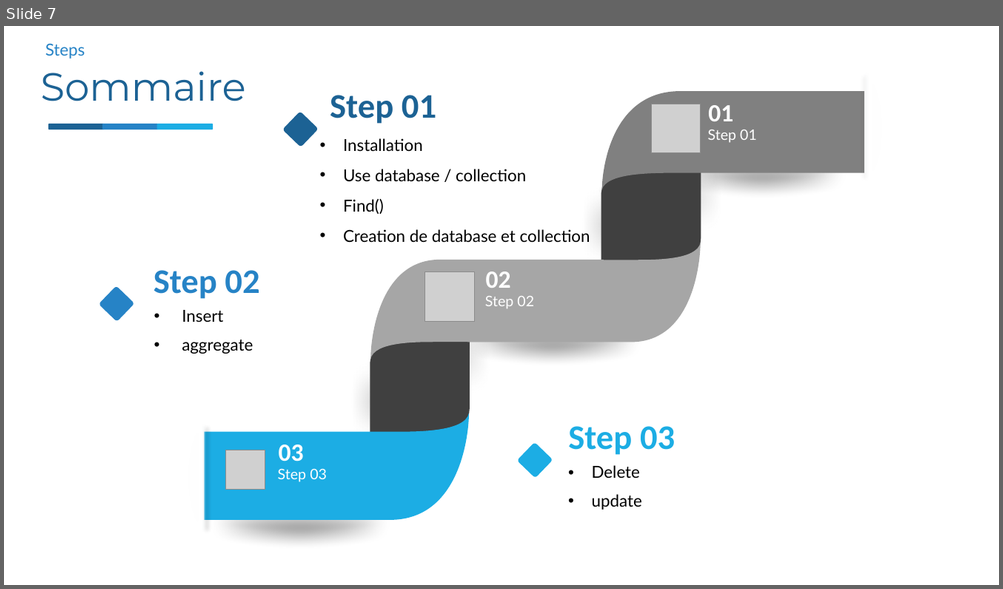
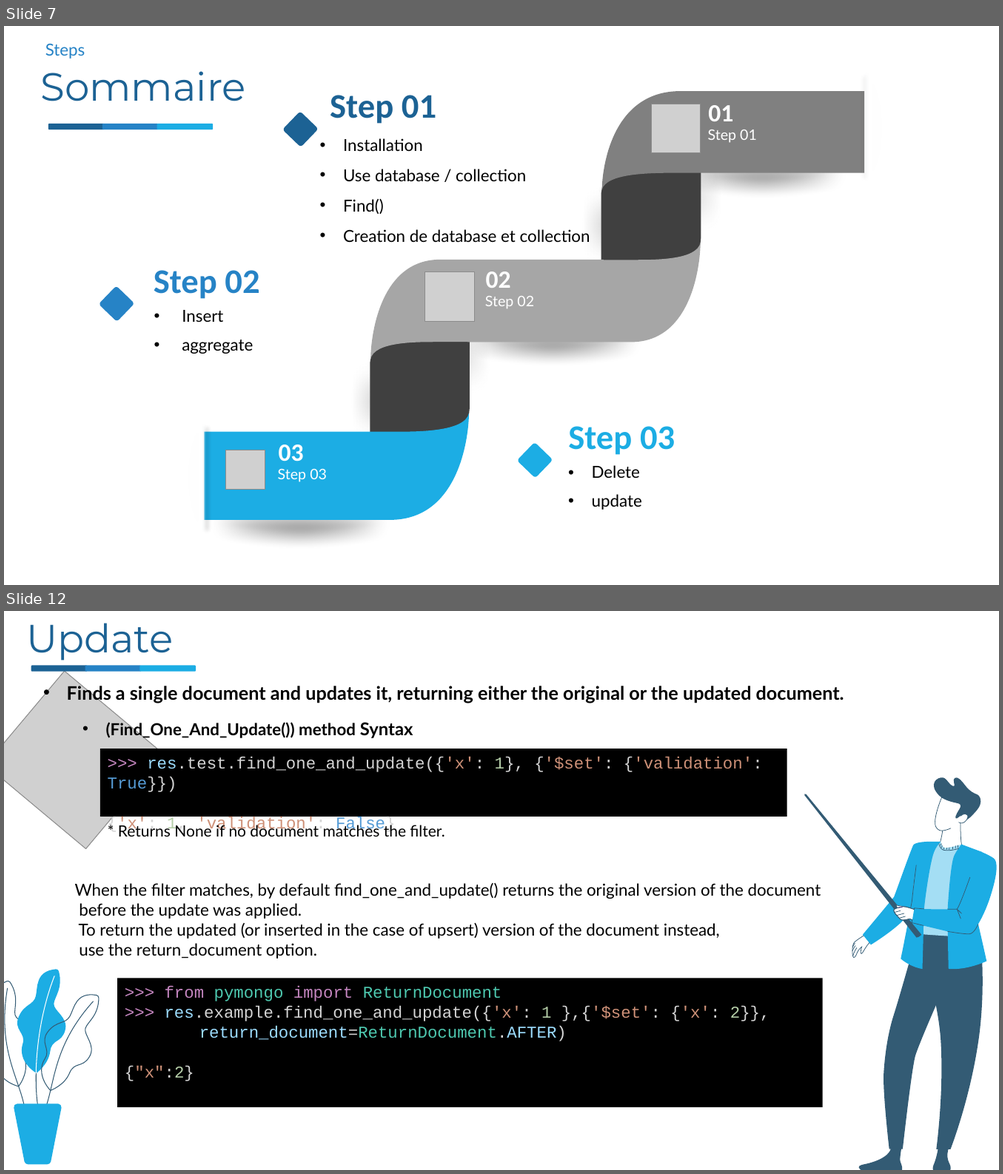
Before and after one commit to nourddine-benyahya/presentation-mongodb-python-todoapp-application, a slide deck: presontation mongodb&python/python&mongodb.pptx. Shown one above the other, each under a label of ours: slide 7 before the commit, slides 7 and 12 after it; the slides between them are not shown. The pictures are 1003x589 and 1003x1174 pixels, drawn with LibreOffice and Linux fonts; fonts in the diff are those of the drawing; grey boxes stand for pictures; background and template pictures are left out. Boxes give left, top, right and bottom in pixels: in the first picture for what was removed or moved away, otherwise in the second. Text is boxed around its words. In the diff, an @@ line names an element or a change of style, - is before the commit and + after.

Commit message:
Add files via upload

```diff
--- a/presontation mongodb&python/python&mongodb.pptx
+++ b/presontation mongodb&python/python&mongodb.pptx
@@ slide 12 added at [4,611,999,1170], background picture (left out) @@
@@ text added at [26,623,173,661], 38 pt, text #1C6294 @@
+Update
@@ picture added at [4,672,165,849] @@
@@ rounded rectangle added at [31,666,87,672], fill #1C6294 @@
@@ rounded rectangle added at [85,666,142,672], fill #2683C6 @@
@@ rounded rectangle added at [140,666,196,672], fill #1CADE4 @@
@@ text added at [67,684,844,703], 18 pt, text #000000, bold @@
+• Finds a single document and updates it, returning either the original or the updated document.
@@ text added at [106,721,413,739], 16 pt, text #000000, bold @@
+• (Find_One_And_Update()) method Syntax
@@ rectangle added at [100,749,787,817], fill #000000, 16 pt, text #D4D4D4 @@
+>>> res.test.find_one_and_update({'x': 1}, {'$set': {'validation': True}})
+{'x': 1, 'validation': False}
@@ text added at [118,823,444,837], 15 pt, text #000000 @@
+* Returns None if no document matches the filter.
@@ group added at [804,777,997,1170]: 44 freeform shapes @@
@@ text added at [75,883,821,959], 16 pt, text #000000 @@
+When the filter matches, by default find_one_and_update() returns the original version of the document
+before the update was applied.
+To return the updated (or inserted in the case of upsert) version of the document instead,
+use the return_document option.
@@ rectangle added at [117,978,822,1107], fill #000000, 16 pt, text #D4D4D4 @@
+>>> from pymongo import ReturnDocument
+>>> res.example.find_one_and_update({'x': 1 },{'$set': {'x': 2}},
+return_document=ReturnDocument.AFTER)
+{"x":2}
@@ group added at [4,970,99,1165]: 8 freeform shapes @@
```
Also in this commit, not shown: 7 other slides added, 1 slide removed.
